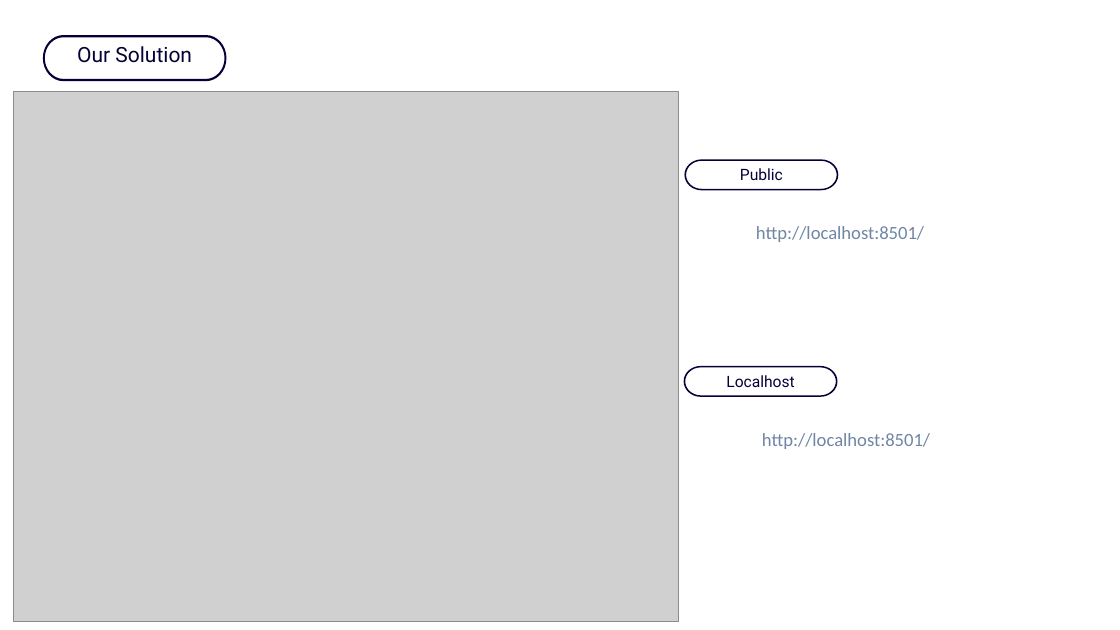
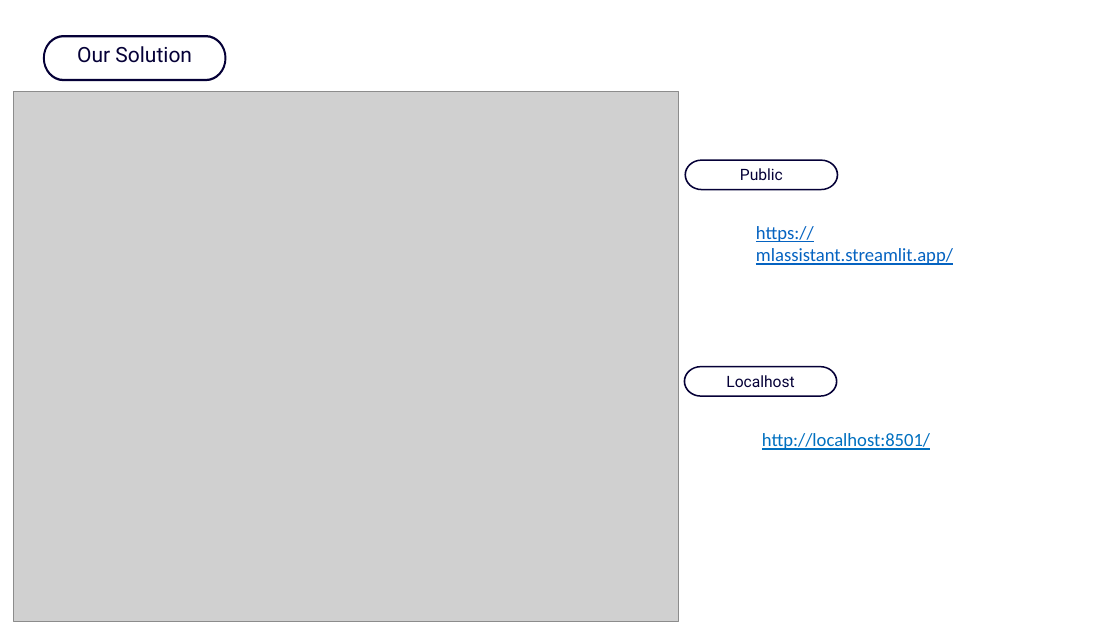
Before and after one commit to Rodrigo-Coloma/ml_assistant, a slide deck: slide 3 of Presentation.pptx. Drawn at 1120x630 pixels with LibreOffice and Linux fonts; fonts in the diff are those of the drawing; grey boxes stand for pictures. Boxes give left, top, right and bottom in pixels: in the first picture for what was removed or moved away, otherwise in the second. Text is boxed around its words. In the diff, an @@ line names an element or a change of style, - is before the commit and + after.

```diff
--- a/Presentation.pptx
+++ b/Presentation.pptx
@@ text at [756,226,953,265]: text changed; text colour #7086A4 to #0563C1 @@
-http://localhost:8501/
+https://mlassistant.streamlit.app/
@@ text "http://localhost:8501/" at [762,433,930,450]: text colour #7086A4 to #0070C0, underline on @@
```
Also in this commit, not shown: 18 other files.
